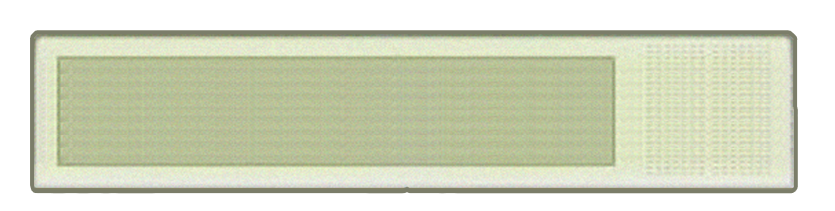
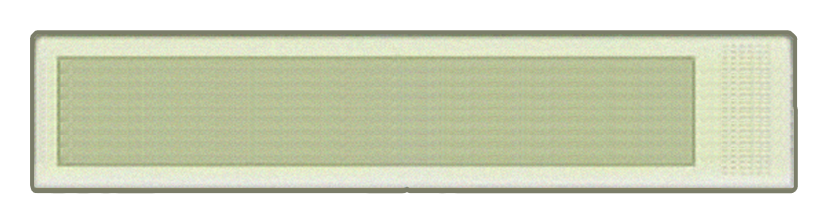
The second w=835, h=211 image is a revision of the first. Changes to its layers:
added layer "Layer 10" above "Layer 9" over 512, 34, 721, 189
